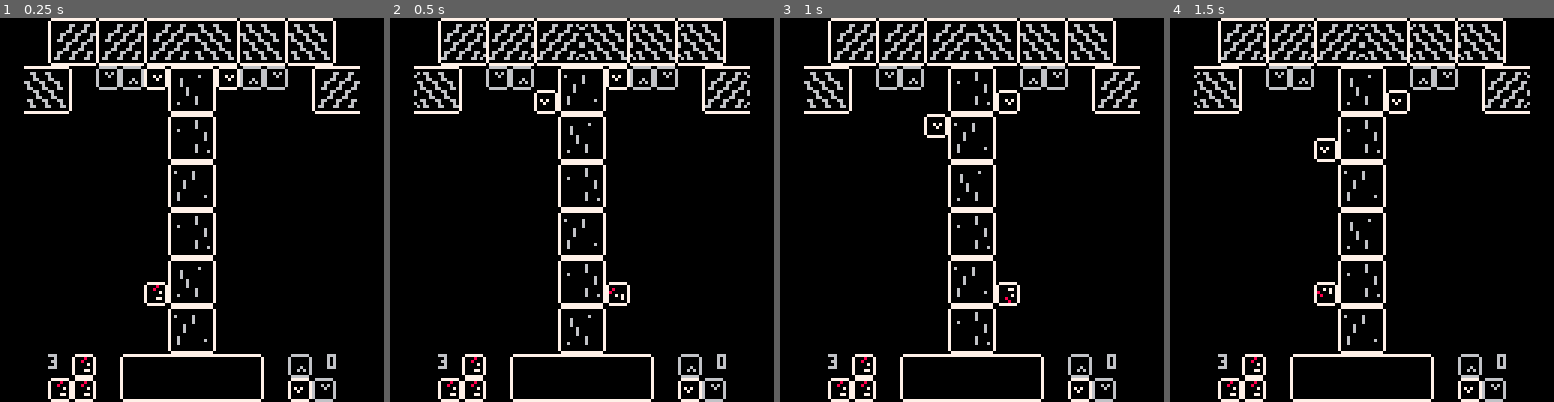
Above: before the commit, frames 1-4 (left to right).
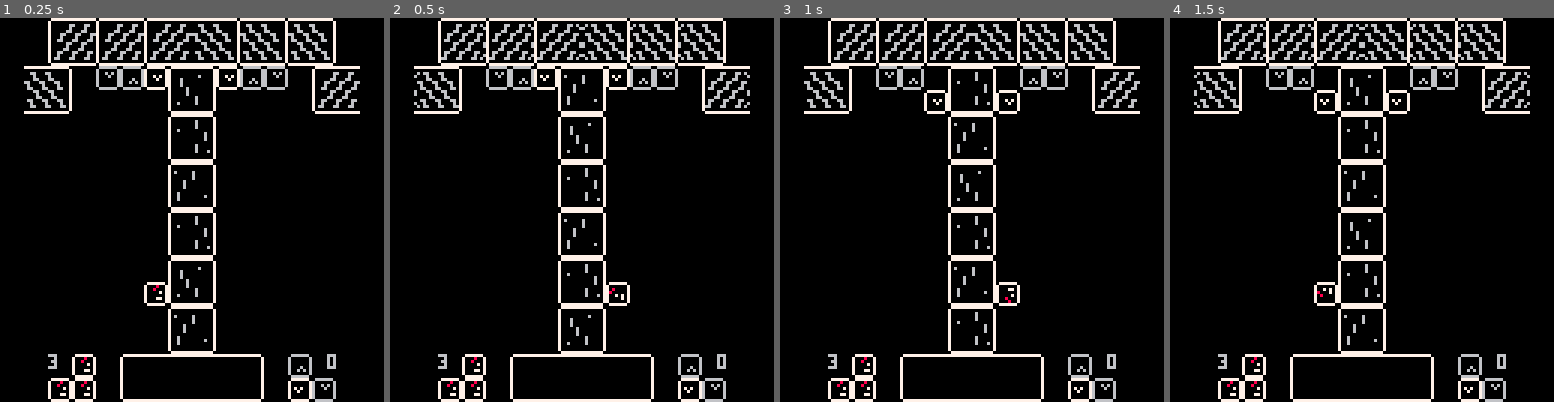
Above: after the commit, the same moments.

Repository: jdcalvelli/Go-Go-Boxy
Game: PICO-8 cartridge boxyclimb.p8
Same seed, same stepped clock (60 frames per second), same inputs: the game is played once before the commit and once after it.
Inputs:
- Up to frame 1 (0.25 s): no input
- Up to frame 2 (0.5 s): tap X (X key) at 0.33 s
- Up to frame 3 (1 s): no input
- Up to frame 4 (1.5 s): tap X (X key) at 1.07 s

Frame 1 is identical in both runs. In frame 2, 0.3% of the frame differs, in the area x 37-44%, y 12-25%; in frame 3, 0.3%; in frame 4, 0.3%.

Commit message:
added randomly dropping coconuts

Diff:
--- a/boxyclimb.p8
+++ b/boxyclimb.p8
@@ -28,6 +28,21 @@
 
 --tree position array
  x = {72,104,88,104,72,88}
+
+--random timing for fruit dropping
+ randtime1 = 30
+ randtime2 = 30
+
+--run random number generator
+ rungen1 = true
+ rungen2 = true
+
+--drop command for fruit
+ drop1 = false
+ dropped1 = false
+ drop2 = false
+ dropped2 = false
+
 end
 
 function _draw()
@@ -109,43 +124,76 @@
   x[1] = x[4]
  end
 
---for coconut falling 1 and 2
- if fcount%15 == 0 then
-  y=y+1
+--for coconut 1
+--run random numbers all the time
+ if rungen1 == true then
+  randnum1 = (flr(rnd(5))+1)
+ end
+
+--check every half second
+ if fcount%15 == 0 then
+  if randnum1 == 1 then
+   rungen1 = false
+   drop1 = true
+    if dropped1 == true then
+     drop1 = false
+     rungen1 = true
+     dropped1 = false
+    end
+  end
+ end
+
+ --for coconut 2
+ if rungen2 == true then
+  randnum2 = (flr(rnd(5))+1)
+ end
+
+ if fcount%15 == 0 then
+  if randnum2 == 2 then
+   rungen2 = false
+   drop2 = true
+    if dropped2 == true then
+     drop2 = false
+     rungen2 = true
+     dropped2 = false
+    end
+  end
+ end
+
+--for coconut falling 1
+ if fcount%randtime1 == 0 and drop1 == true then
+	 y=y+1
  end
 --for coconut falling 2
- if fcount%30 == 0 then
-  z=z+1
+ if fcount%randtime2 == 0 and drop2 == true then
+	 z=z+1
  end
 
 --scoring and losing lives
  if y == 11 and side == (6*8) then
   score = score + 1
   y=2
+  dropped1 = true
  elseif y == 14 then
   y=2
   lives = lives - 1
+  dropped1 = true
  end
 
  if z == 11 and side == (9*8) then
   z = 2
   score = score + 1
+  dropped2 = true
  elseif z == 14 then
   z = 2
   lives = lives - 1
+  dropped2 = true
  end
 
 end
 -->8
---randomizer, off for testing movement downward, see page 1
--- randnum = flr(rnd(3))
--- if randnum == 0 then
---  x[1] = 72
--- elseif randnum == 1 then
---  x[1] = 88
--- elseif randnum == 2 then
---  x[1] = 104
--- end
+
+
 __gfx__
 00000000077777777777777707777777777777777777777777777770777777777777777007777777777777777777777777777770000000000000000000000000
 00000000700000000000000070000000000000000000000000000007000000000000000770000000000000000000000000000007000000000000000000000000
